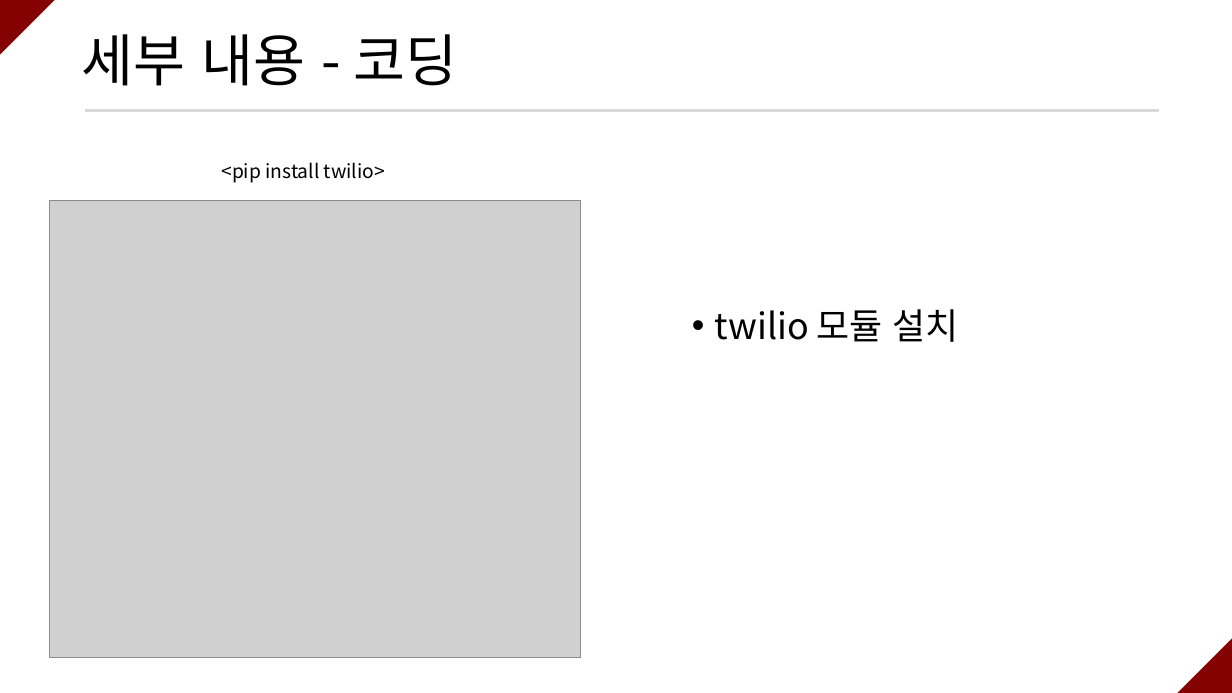
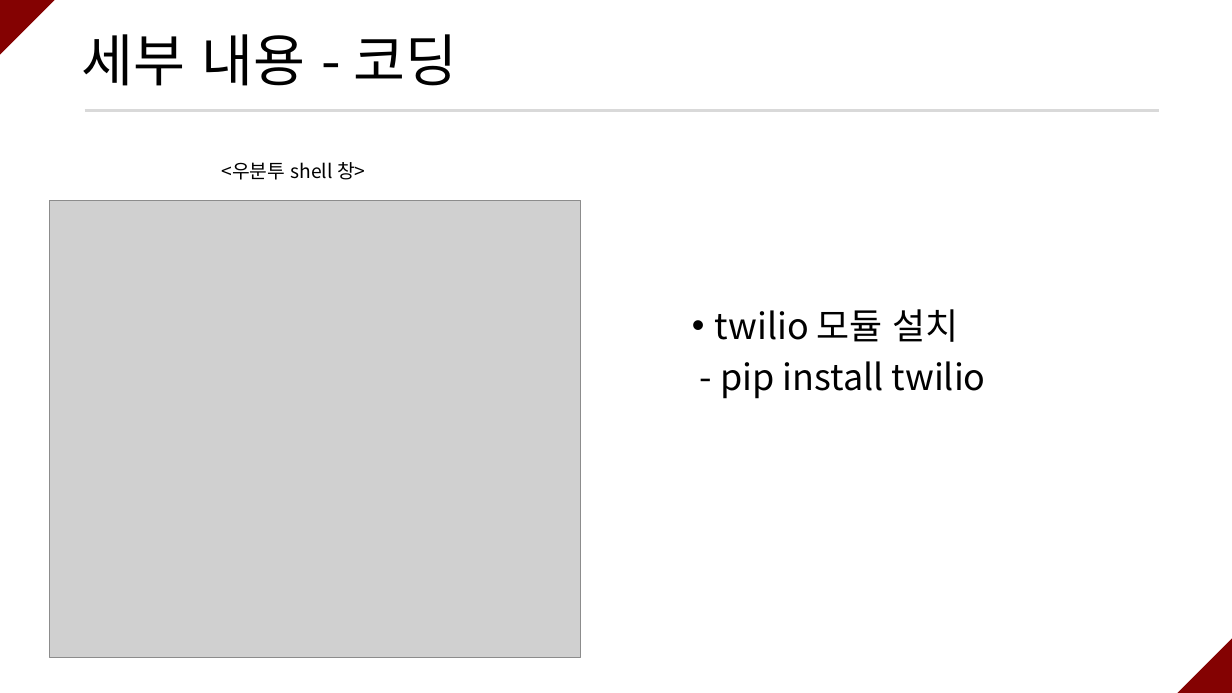
Before and after one commit to ramieeee/self_learning, a slide deck: slide 10 of semi_projects/보안탐지 및 SMS 알람/연람희_보안탐지 및 SMS 알람.pptx. Drawn at 1232x693 pixels with LibreOffice and Linux fonts; fonts in the diff are those of the drawing; grey boxes stand for pictures. Boxes give left, top, right and bottom in pixels: in the first picture for what was removed or moved away, otherwise in the second. Text is boxed around its words. In the diff, an @@ line names an element or a change of style, - is before the commit and + after.

```diff
--- a/semi_projects/보안탐지 및 SMS 알람/연람희_보안탐지 및 SMS 알람.pptx
+++ b/semi_projects/보안탐지 및 SMS 알람/연람희_보안탐지 및 SMS 알람.pptx
@@ text at [221,162,365,180]: text changed @@
-<pip install twilio>
+<우분투 shell 창>
@@ text at [720,361,986,399]: paragraph added @@
+- pip install twilio
```
Also in this commit, not shown: 5 other slides changed, 1 slide added, 3 other files.
